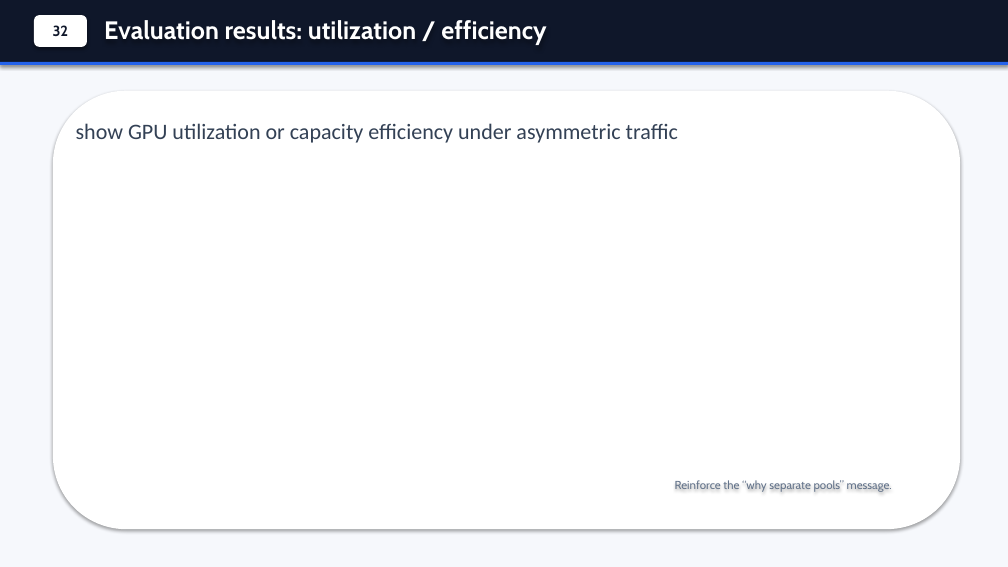
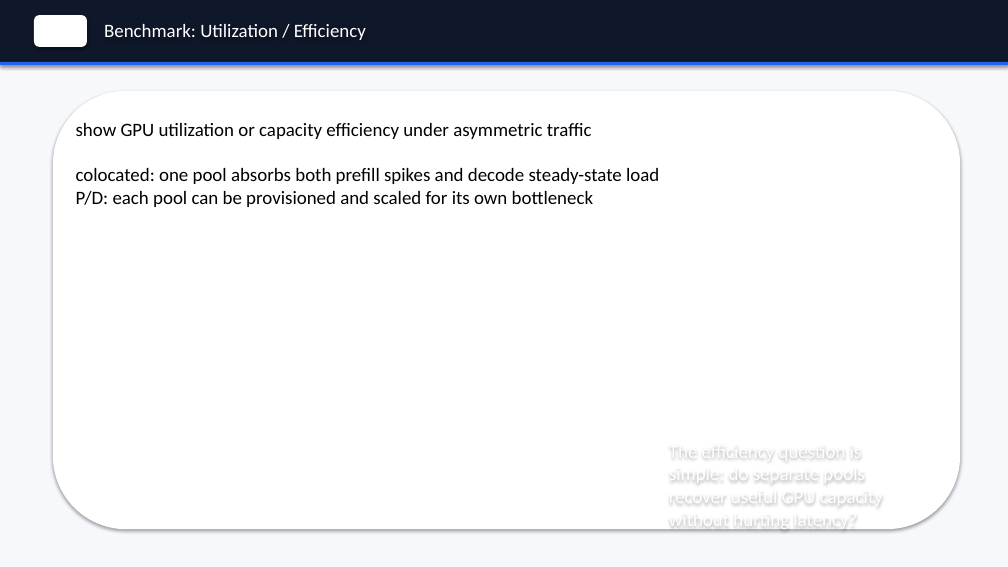
Before and after one commit to andyzhangx/demo, a slide deck: slide 33 of llm/kubecon-na-2026-pd-disaggregation.pptx. Drawn at 1008x567 pixels with LibreOffice and Linux fonts; fonts in the diff are those of the drawing. Boxes give left, top, right and bottom in pixels: in the first picture for what was removed or moved away, otherwise in the second. Text is boxed around its words. In the diff, an @@ line names an element or a change of style, - is before the commit and + after.

Commit message:
docs: refine benchmark and lessons deck copy

```diff
--- a/llm/kubecon-na-2026-pd-disaggregation.pptx
+++ b/llm/kubecon-na-2026-pd-disaggregation.pptx
@@ text in rounded rectangle at (53, 25, 69, 36): text removed @@
-32
@@ text at (104, 24, 366, 40): text changed; size 24 to 18 pt; font Cabin to Calibri; bold off @@
-Evaluation results: utilization / efficiency
+Benchmark: Utilization / Efficiency
@@ text at (76, 123, 592, 139): size 21 to 18 pt, text colour #334155 to #000000 in "show GPU utilization or capacity efficiency under ..."; less space between paragraphs @@
@@ text at (76, 168, 659, 207): paragraphs added @@
+colocated: one pool absorbs both prefill spikes and decode steady-state load
+P/D: each pool can be provisioned and scaled for its own bottleneck
@@ text at (669, 440, 883, 531): text changed; size 11 to 18 pt; font Cabin to Calibri; text colour #64748B to #FFFFFF @@
-Reinforce the “why separate pools” message.
+The efficiency question is simple: do separate pools recover useful GPU capacity without hurting latency?
```
Also in this commit, not shown: 4 other slides changed, 1 slide added, 1 slide removed.
